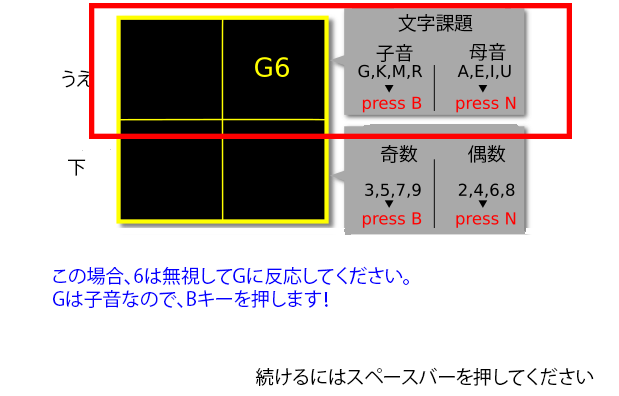
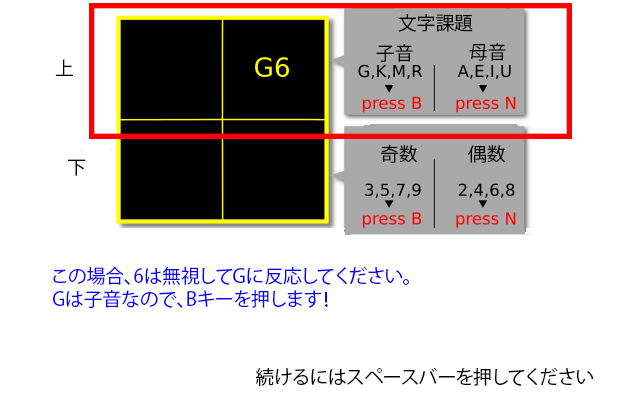
The second w=619, h=396 image is a revision of the first. Changes to its layers:
added layer "Layer 4" above "Layer 2" over box(55, 59, 88, 85)
painted on "Layer 2" over box(62, 70, 89, 88)
